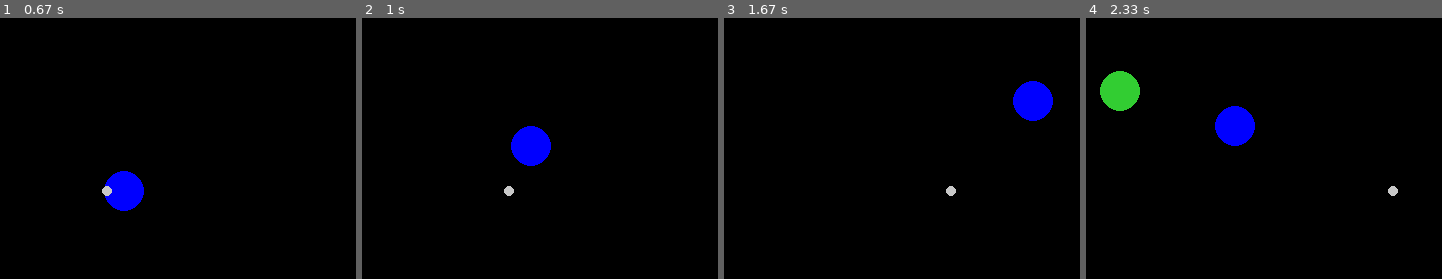
Above: before the commit, frames 1-4 (left to right).
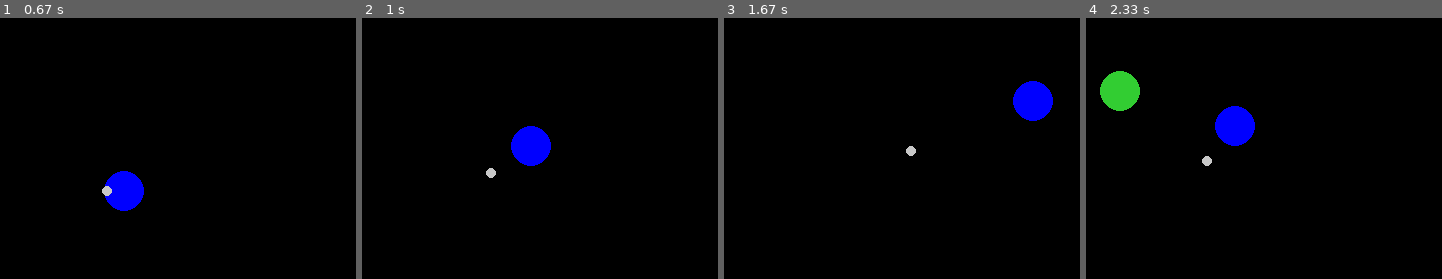
Above: after the commit, the same moments.

Repository: zhoubw/hackers-and-slashers
Game: pygame game, started from vonsfolder/pygame_demo_von.py
Two runs of this game, one before a commit and one after it. Both use one fixed random seed, a clock stepped at 60 frames per second and the inputs below. The source is Python 2; it was converted automatically to run under Python 3.
Inputs:
- Up to frame 1 (0.67 s): hold Right from 0.33 s (still down)
- Up to frame 2 (1 s): release Right at 0.8 s; hold Up from 0.83 s (still down)
- Up to frame 3 (1.67 s): release Up at 1.13 s; hold Right 1.17-1.63 s
- Up to frame 4 (2.33 s): hold Left 1.67-2.2 s; hold Down from 2.23 s (still down)
The pictures show only the part of the screen within x 46-96%, y 16-66%; the shares and areas given below are measured in that part.

Frame 1 is identical in both runs. In frame 2, 0.2% of the frame differs, in the area x 34-43%, y 57-69%; in frame 3, 0.2%; in frame 4, 0.2%.

Commit message:
PBC
The Psionic Bullet Control technology allows you to control bullets,
with your MIND.

Diff:
--- a/vonsfolder/pygame_demo_von.py
+++ b/vonsfolder/pygame_demo_von.py
@@ -36,26 +36,30 @@
         self.pos = [400,300]
         self.radius = 20
         self.speed = 5
+        self.direction = 2
+        # direction, 1=up, 2=right, 3=down, 4=left
     #def __call__(self):
     #    pass
     def movement(self):
         KeyList = pygame.key.get_pressed()
         if KeyList[K_UP]:
             self.pos[1] -= self.speed
+            self.direction = 3
         if KeyList[K_DOWN]:
             self.pos[1] += self.speed
+            self.direction = 1
         if KeyList[K_LEFT]:
             self.pos[0] -= self.speed
+            self.direction = 4
         if KeyList[K_RIGHT]:
             self.pos[0] += self.speed
+            self.direction = 2
         pygame.draw.circle(window,(0,0,255),self.pos,self.radius)
 
 # projdir (projectile-direction)
 # projdir, 1=up, 2=right, 3=down, 4=left
 # projmode (projectile-mode)
 # projmode 1=shot, outside of player, 2=in player (being held onto)
-
-
 
 class Projectiles:
     def __init__(self):
@@ -68,6 +72,7 @@
         self.limit = 30
     def movement(self):
         KeyList = pygame.key.get_pressed()
+        self.direction = player.direction
         self.timer += 1
         if KeyList[K_SPACE] and self.projmode == 1 and self.timer > self.limit:
             self.pos = player.pos
@@ -79,22 +84,31 @@
             self.speed = 2
             self.projmode = 1
             self.timer = 0
-        self.pos[0] += self.speed
+
+        if self.direction == 1:
+            self.pos[1] += self.speed
+        if self.direction == 2:
+           self.pos[0] += self.speed
+        if self.direction == 3:
+            self.pos[1] -= self.speed
+        if self.direction == 4:
+           self.pos[0] -= self.speed
 
         pygame.draw.circle(window,(200,200,200),self.pos,self.radius)
 
-# direction: 1 v = left, 2 = right
-direction = 1
+
+
 class Enemys:
     def __init__(self):
         self.pos = [400,200]
         self.radius = 20
         self.speed = 5
+        self.direction = 1
     def movement(self):
         #direction: 1 = left, 2 = right
-        if direction == 1:
+        if self.direction == 1:
             self.pos[0] -= self.speed
-        if direction == 2:
+        if self.direction == 2:
            self.pos[0] += self.speed
         pygame.draw.circle(window,(50,205,50),self.pos,self.radius)
 
@@ -122,9 +136,9 @@
         player.pos[1] = 530
 
     if enemy.pos[0] < 60:
-        direction = 2
+        enemy.direction = 2
     if enemy.pos[0] > 740:
-        direction = 1
+        enemy.direction = 1
 
     window.fill((0,0,0))
 
